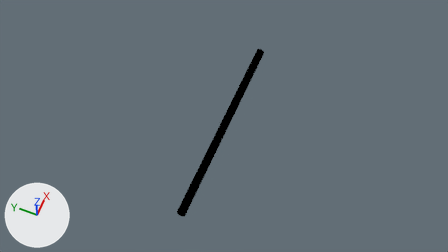
The Blender file Blender/black_line_world.blend as it was, and as the next commit left it.
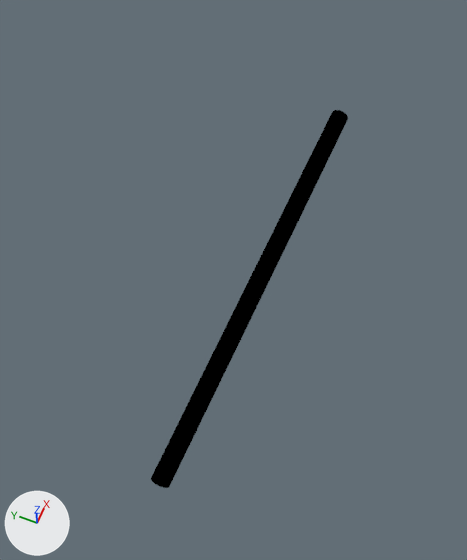
There are two pictures of each version: one from the file's camera 'NeRFDataset Camera', one close up on the part from 25% to 71% of the width and 0% to 99% of the height. Every picture has the same lights, and +X, +Y and +Z are marked at lower left.
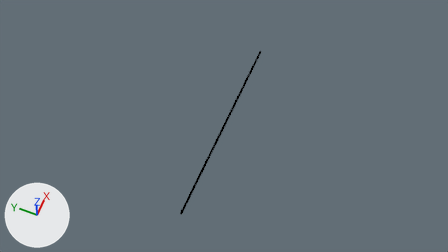
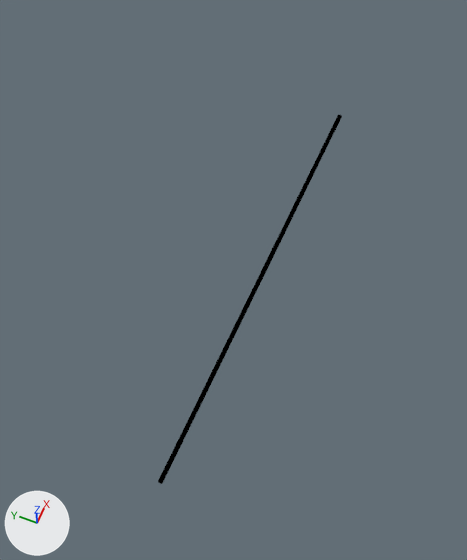
Edits to the bpy script that builds the scene:
```text
Change cu_nurbspath:
    cu_nurbspath.bevel_depth: 0.01 -> 0.005
Change ob_nurbspath:
    ob_nurbspath.scale: (0.00025, 2.0, 2.0) -> (0.00025, 1.0, 1.0)
```

Boxes (x1, y1, x2, y2) around the edits, measured in the close-ups (467 x 560 px):
'NurbsPath', reshaped, rescaled (7% narrower)
    before: (151, 110, 348, 488)
    after: (158, 115, 342, 484)
